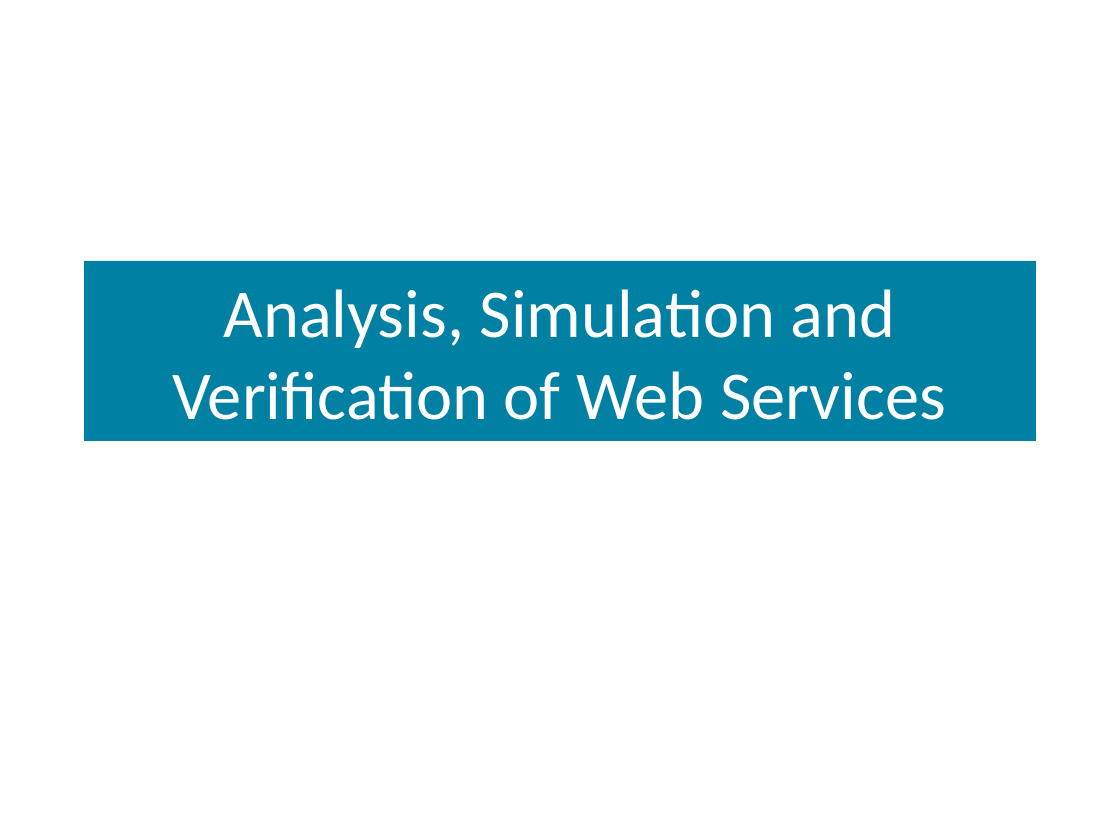
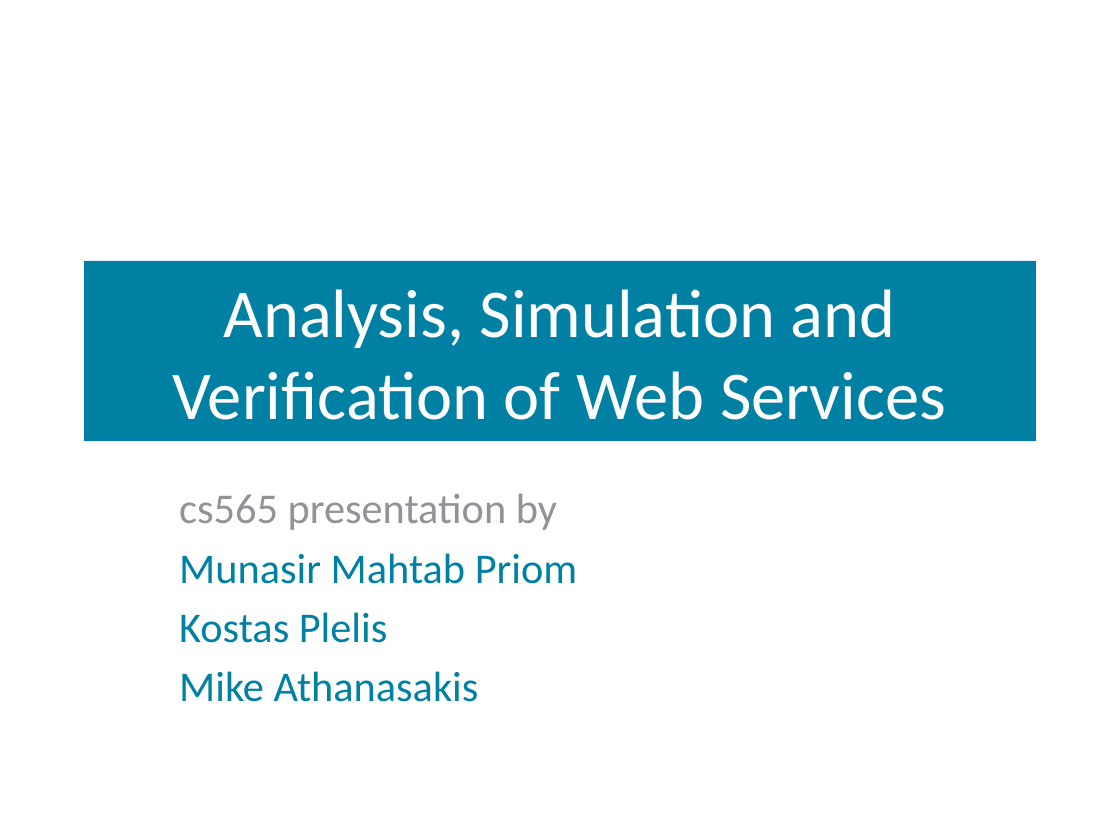
Before and after one commit to aiked/cs565, a slide deck: slide 1 of presentation/michath_slides.pptx. Drawn at 1120x840 pixels with LibreOffice and Linux fonts; fonts in the diff are those of the drawing. Boxes give left, top, right and bottom in pixels: in the first picture for what was removed or moved away, otherwise in the second. Text is boxed around its words. In the diff, an @@ line names an element or a change of style, - is before the commit and + after.

```diff
--- a/presentation/michath_slides.pptx
+++ b/presentation/michath_slides.pptx
@@ subtitle added at (179,493,577,702), 27.2 pt, text #0080A3 @@
+cs565 presentation by
+Munasir Mahtab Priom
+Kostas Plelis
+Mike Athanasakis
```
Also in this commit, not shown: 4 other slides changed, 32 slides added.
